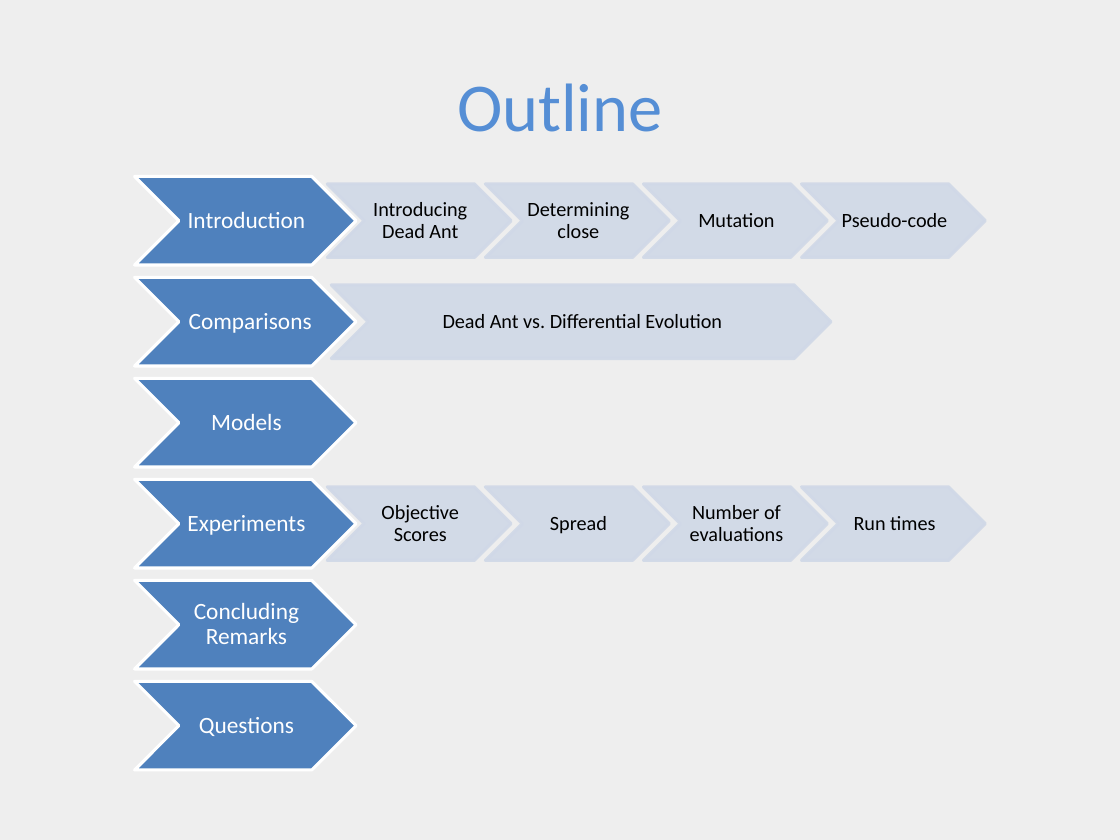
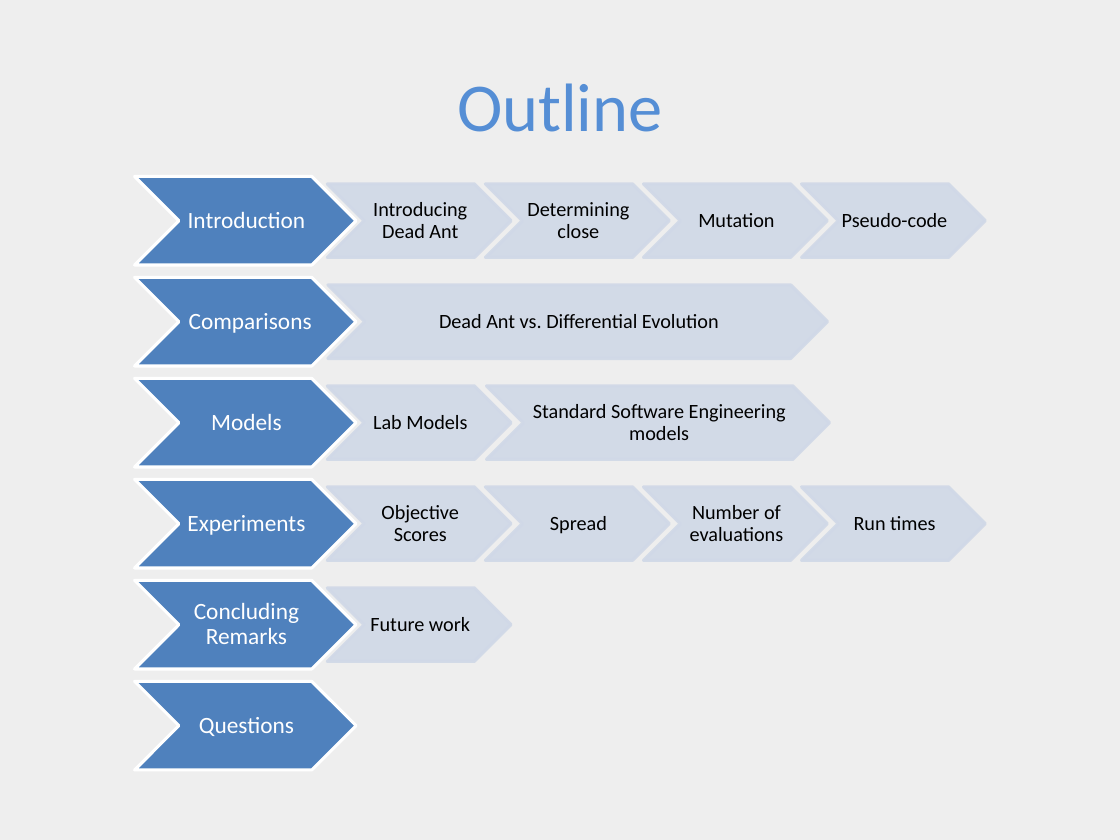
Before and after one commit to ai-se/Rahul, a slide deck: slide 2 of DEADANT/deadAnt.pptx. Drawn at 1120x840 pixels with LibreOffice and Linux fonts; fonts in the diff are those of the drawing. Boxes give left, top, right and bottom in pixels: in the first picture for what was removed or moved away, otherwise in the second. Text is boxed around its words. In the diff, an @@ line names an element or a change of style, - is before the commit and + after.

```diff
--- a/DEADANT/deadAnt.pptx
+++ b/DEADANT/deadAnt.pptx
@@ chevron: place and size @@
-chevron at box(332, 284, 831, 358)
+chevron at box(328, 284, 828, 358)
@@ text "Dead Ant vs. Differential Evolution": place and size @@
-text "Dead Ant vs. Differential Evolution" at box(443, 314, 722, 328)
+text "Dead Ant vs. Differential Evolution" at box(439, 314, 719, 328)
@@ group added at box(327, 386, 829, 662): 3 chevrons, 3 texts @@
+Lab Models
+Standard Software Engineering models
+Future work
```
Also in this commit, not shown: 4 other slides changed.
